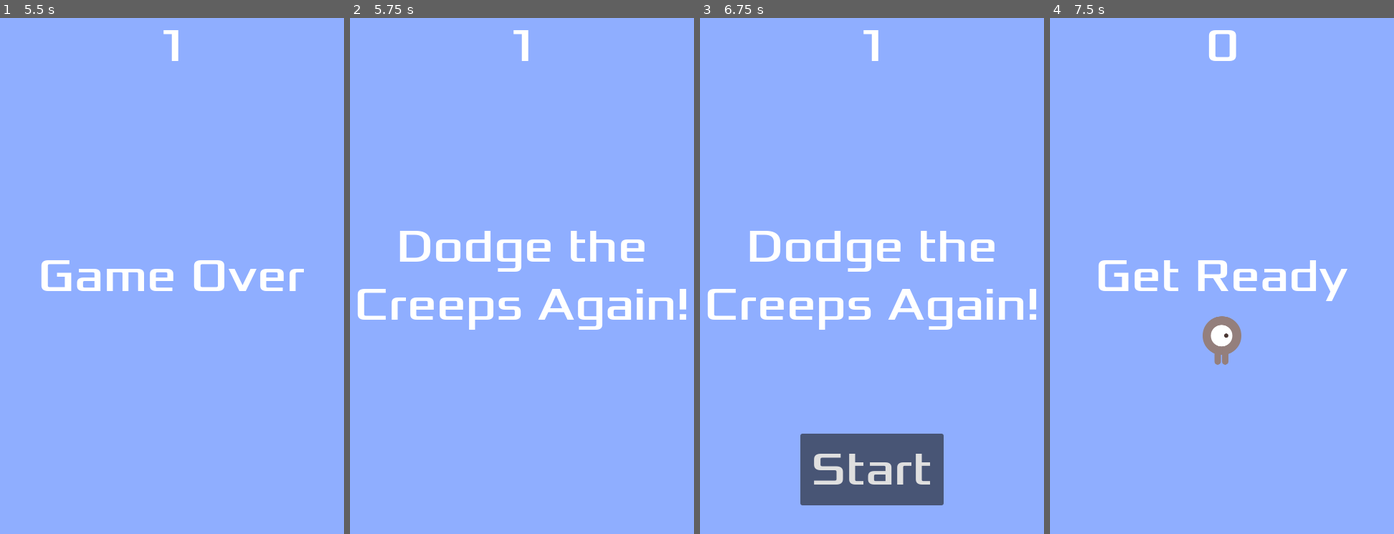
Above: before the commit, frames 1-4 (left to right).
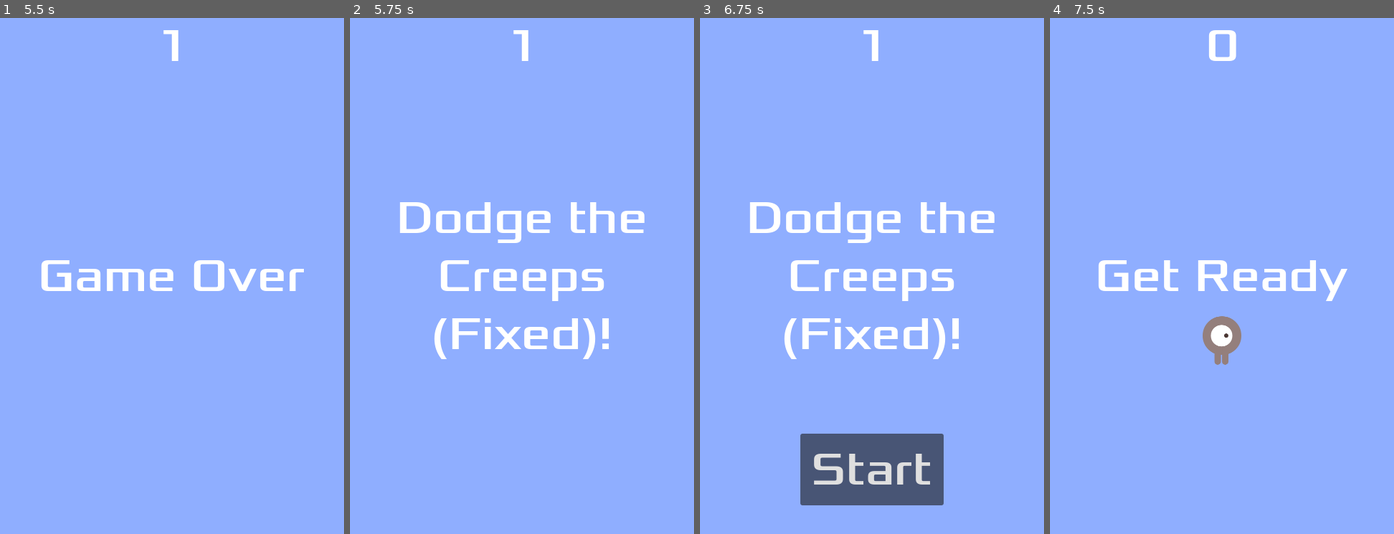
Above: after the commit, the same moments.

Repository: ANDYDEARING/godot-demo
Game: Godot game, scene res://main.tscn
Two runs of this game, one before a commit and one after it. Both use one fixed random seed, a clock stepped at 60 frames per second and the inputs below.
Inputs:
- Up to frame 1 (5.5 s): click "Start" at 0.5 s; tap Enter at 1.25 s; hold Right (move_right) 1.28-2.03 s; hold Down (move_down) 2.03-2.78 s; hold Right (move_right) 2.78-3.53 s; hold Up (move_up) 3.53-4.28 s; hold Left (move_left) from 4.28 s (still down); tap Space at 5 s
- Up to frame 2 (5.75 s): keep holding Left (move_left)
- Up to frame 3 (6.75 s): release Left (move_left) at 5.78 s; hold Down (move_down) 5.78-6.53 s; tap Enter at 6.5 s; hold Right (move_right) from 6.53 s (still down)
- Up to frame 4 (7.5 s): release Right (move_right) at 7.25 s; click "Start" at 7.25 s

Frame 1 is identical in both runs. In frame 2, 7.6% of the frame differs, in the area x 2-98%, y 35-67%; in frame 3, 7.6%; in frame 4, nothing differs.

Commit message:
fixed with deleting .godot folder

Diff:
--- a/hud.gd
+++ b/hud.gd
@@ -18,7 +18,7 @@
 
 	await $MessageTimer.timeout
 
-	$Message.text = "Dodge the Creeps Again!"
+	$Message.text = "Dodge the Creeps (Fixed)!"
 	$Message.show()
 
 	await get_tree().create_timer(1.0).timeout
